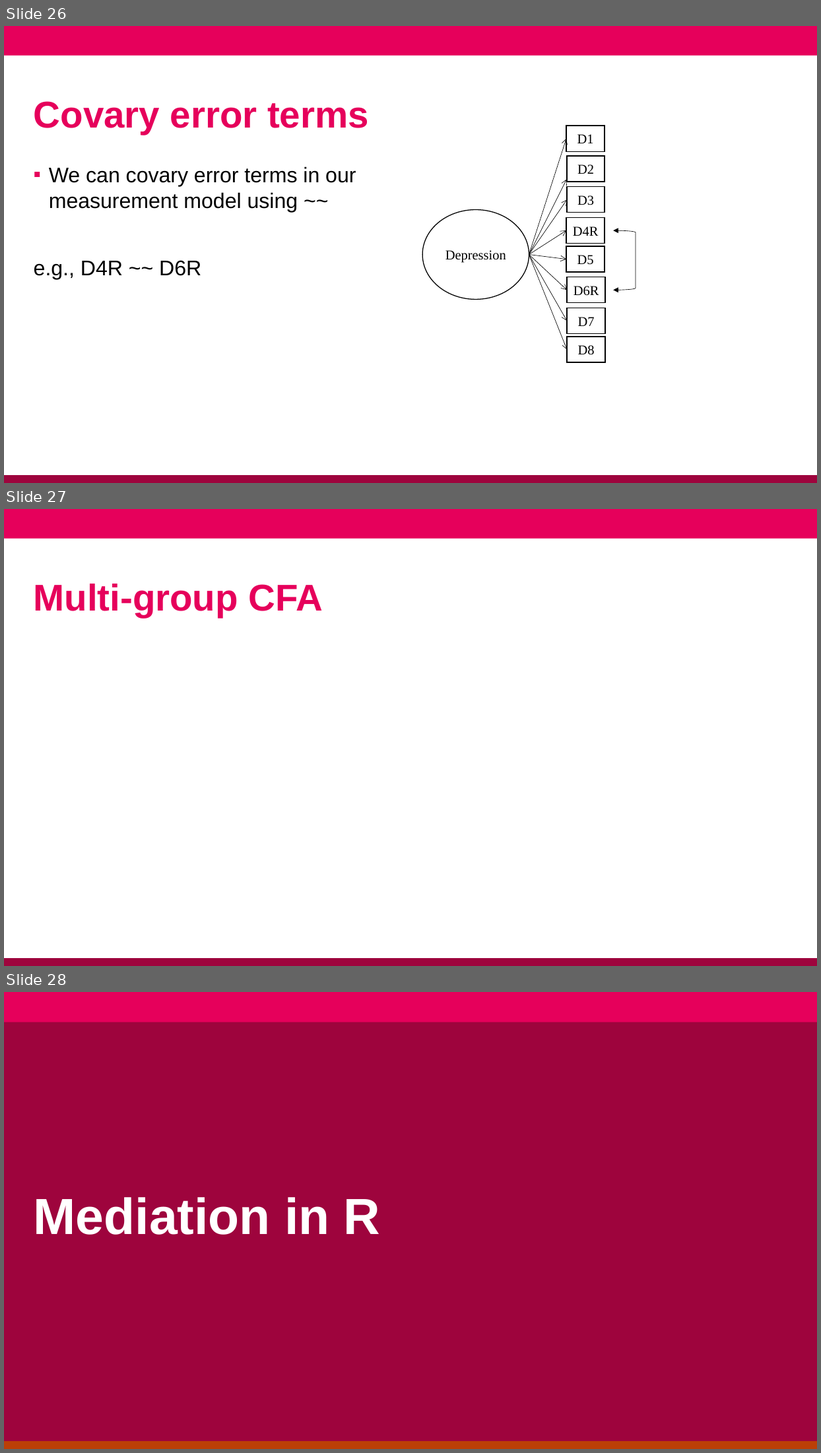
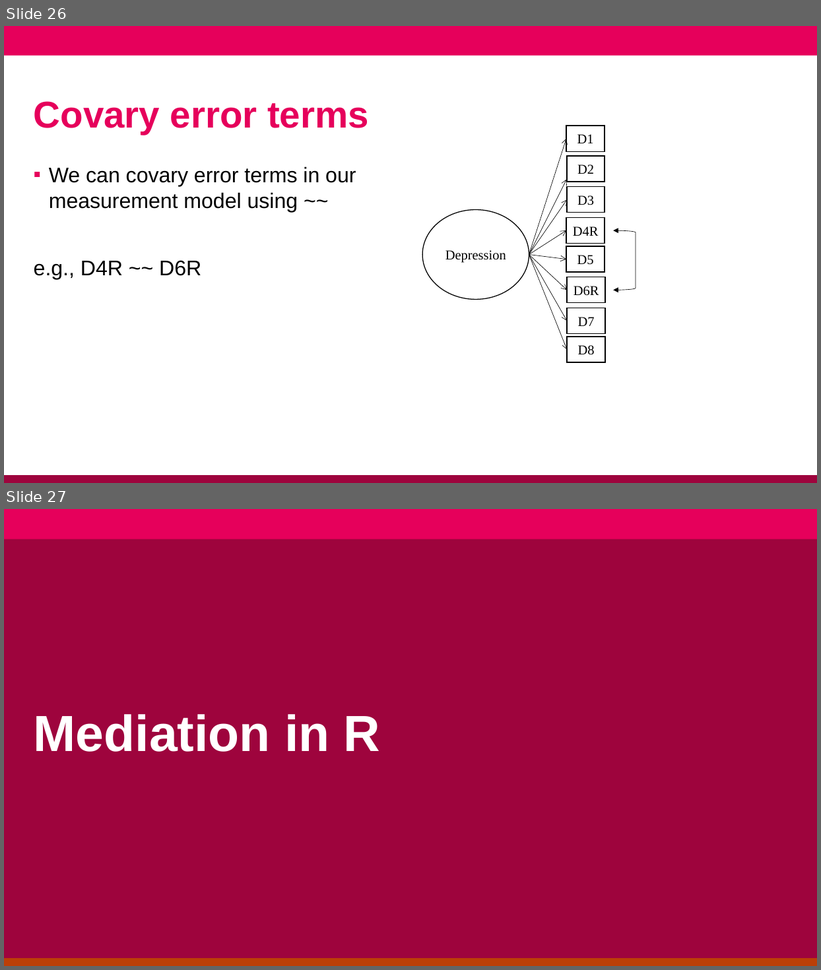
Before and after one commit to sarah-gardner/shu-day3-sept22, a slide deck: Slides/SEM Day 3.pptx. Shown one above the other, each under a label of ours: slides 26, 27 and 28 before the commit, slides 26 and 27 after it. The pictures are 821x1453 and 821x970 pixels, drawn with LibreOffice and Linux fonts; fonts in the diff are those of the drawing; background and template pictures are left out. Boxes give left, top, right and bottom in pixels: in the first picture for what was removed or moved away, otherwise in the second. Text is boxed around its words. In the diff, an @@ line names an element or a change of style, - is before the commit and + after.

Commit message:
Update slides

```diff
--- a/Slides/SEM Day 3.pptx
+++ b/Slides/SEM Day 3.pptx
@@ slide 27 removed at [4, 509, 817, 966], background #FFFFFF; not listed: 2 template elements that a slide beside it also shows @@
@@ title removed at [34, 584, 323, 617] @@
-Multi-group CFA
@@ what was slide 28 is now slide 27 @@
```
